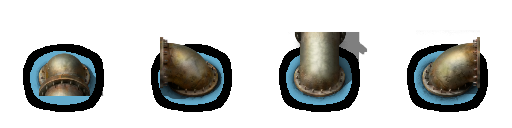
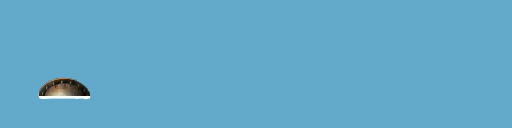
Two versions of the same layered image (512x128). Layer-by-layer changes:
added layer "tint" (color) above "slot-frame #4" over [0, 0, 512, 128]
hid "hr-pipe-to-ground-up.png copy #1" over [288, 32, 368, 103]
added layer "hr-pipe-to-ground-up.png copy #2" above "hr-pipe-to-ground-right.png copy" over [288, 10, 368, 103]
hid "floor #4" over [23, 44, 104, 112]
hid "floor #3" over [279, 44, 360, 112]
hid "floor #2" over [407, 44, 488, 112]
hid "floor #1" over [151, 44, 232, 112]
